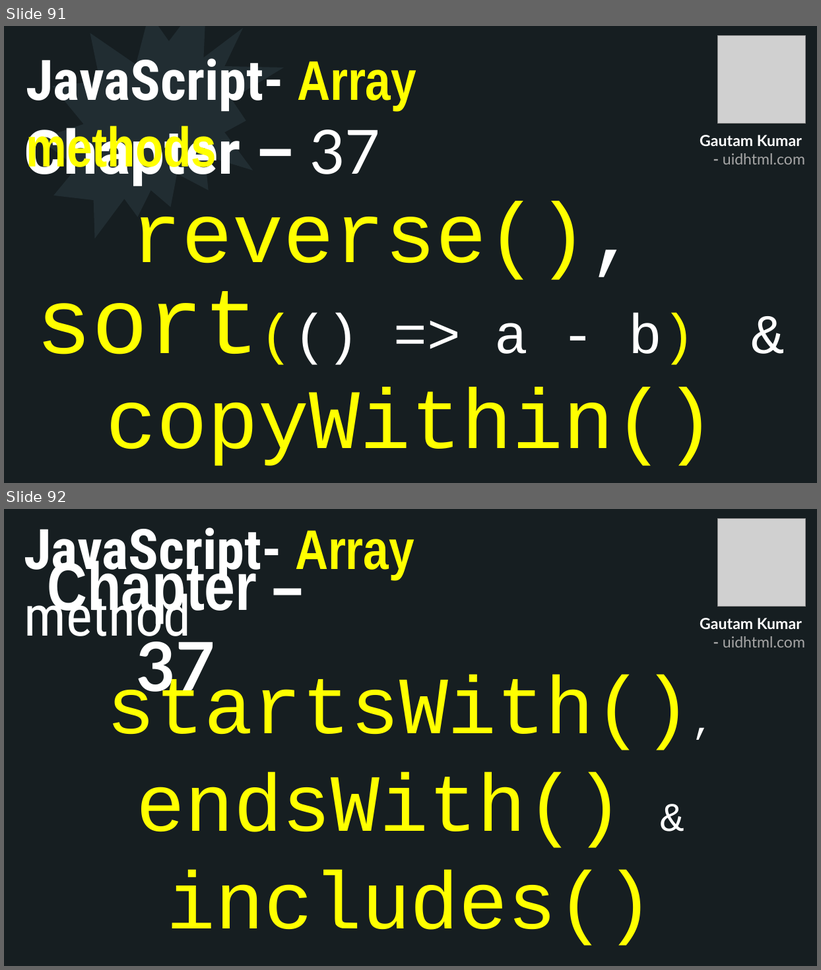
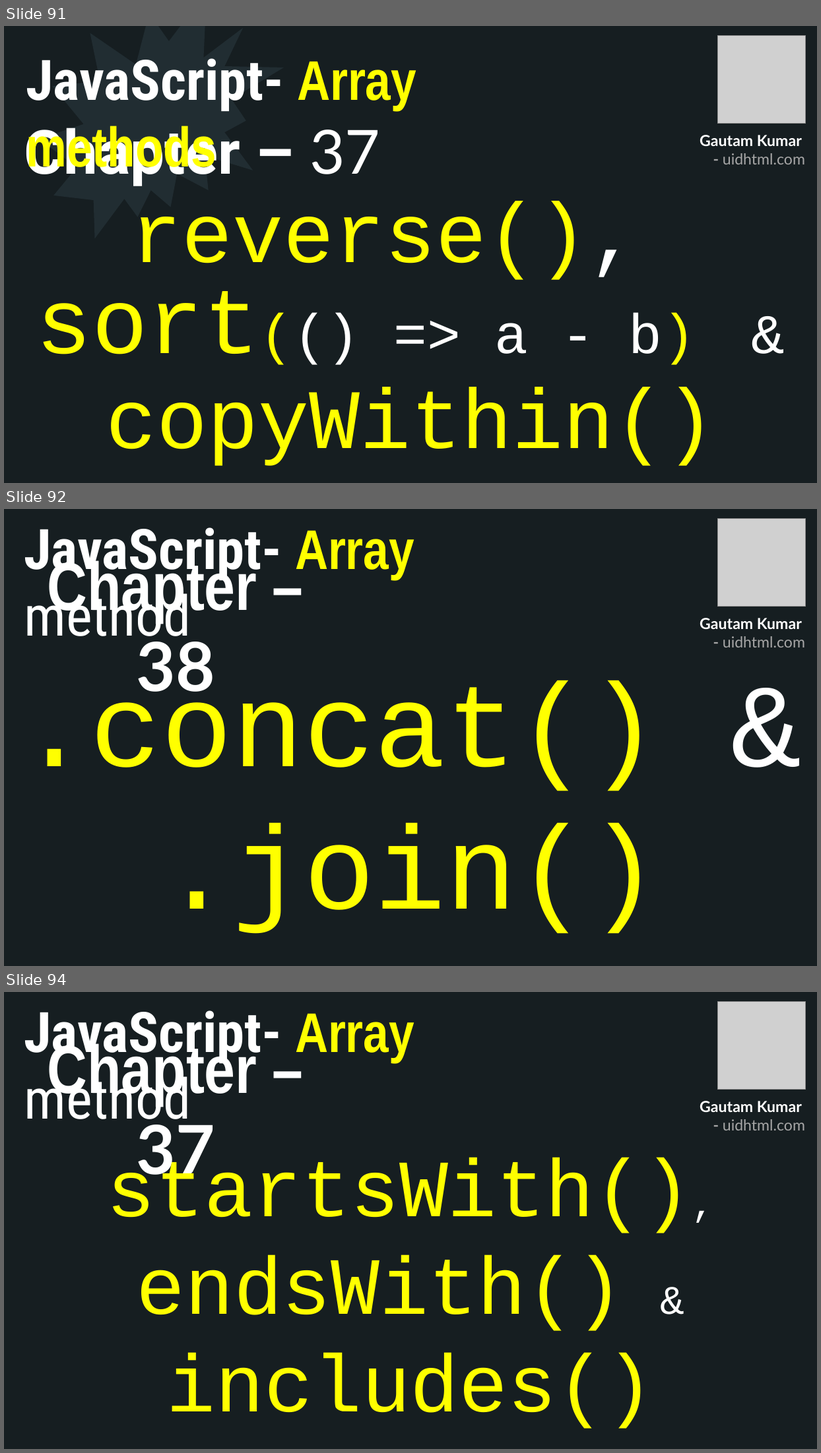
Before and after one commit to uidhtml/javascript-tutorials, a slide deck: Javascript Tutorials.pptx. Shown one above the other, each under a label of ours: slides 91 and 92 before the commit, slides 91, 92 and 94 after it; the slides between them are not shown. The pictures are 821x970 and 821x1453 pixels, drawn with LibreOffice and Linux fonts; fonts in the diff are those of the drawing; grey boxes stand for pictures. Boxes give left, top, right and bottom in pixels: in the first picture for what was removed or moved away, otherwise in the second. Text is boxed around its words. In the diff, an @@ line names an element or a change of style, - is before the commit and + after.

Commit message:
Added chapter 38

```diff
--- a/Javascript Tutorials.pptx
+++ b/Javascript Tutorials.pptx
@@ slide 92 added at [4,509,817,966], background #2C3C43; not listed: 10 template elements that a slide beside it also shows @@
@@ rectangle added at [4,509,817,966], fill #161E22 @@
@@ text added at [24,527,415,650], 66 pt, text #FFFFFF, bold @@
+JavaScript- Array method
@@ picture added at [718,519,806,607] @@
@@ title added at [48,555,257,703], 80 pt, text #FFFFFF, bold @@
+Chapter – 38
@@ text added at [700,618,805,648], 18 pt, text #A6A6A6, bold @@
+Gautam Kumar
+- uidhtml.com
@@ text added at [19,681,660,934], 140 pt, text #FFFF00 @@
+.concat() &
+.join()
@@ what was slide 92 is now slide 94 @@
```
Also in this commit, not shown: 1 other slide added, 6 other files.
